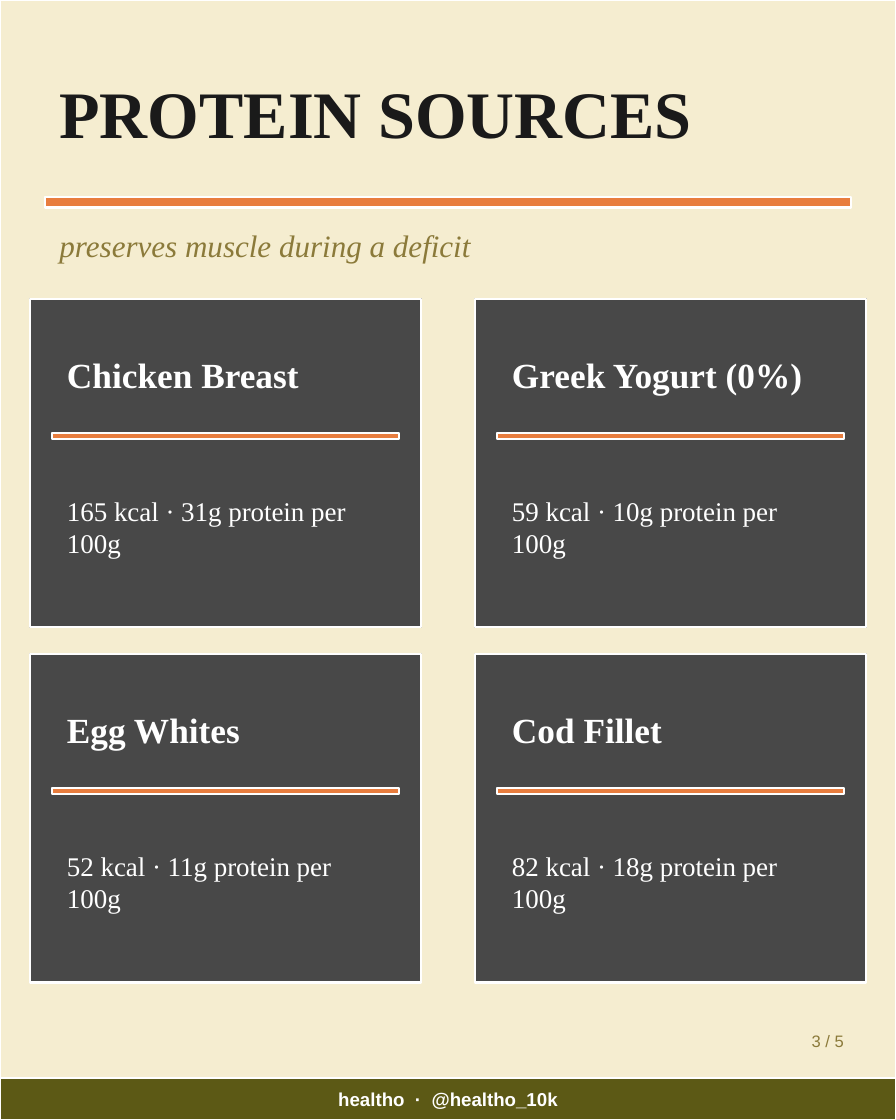
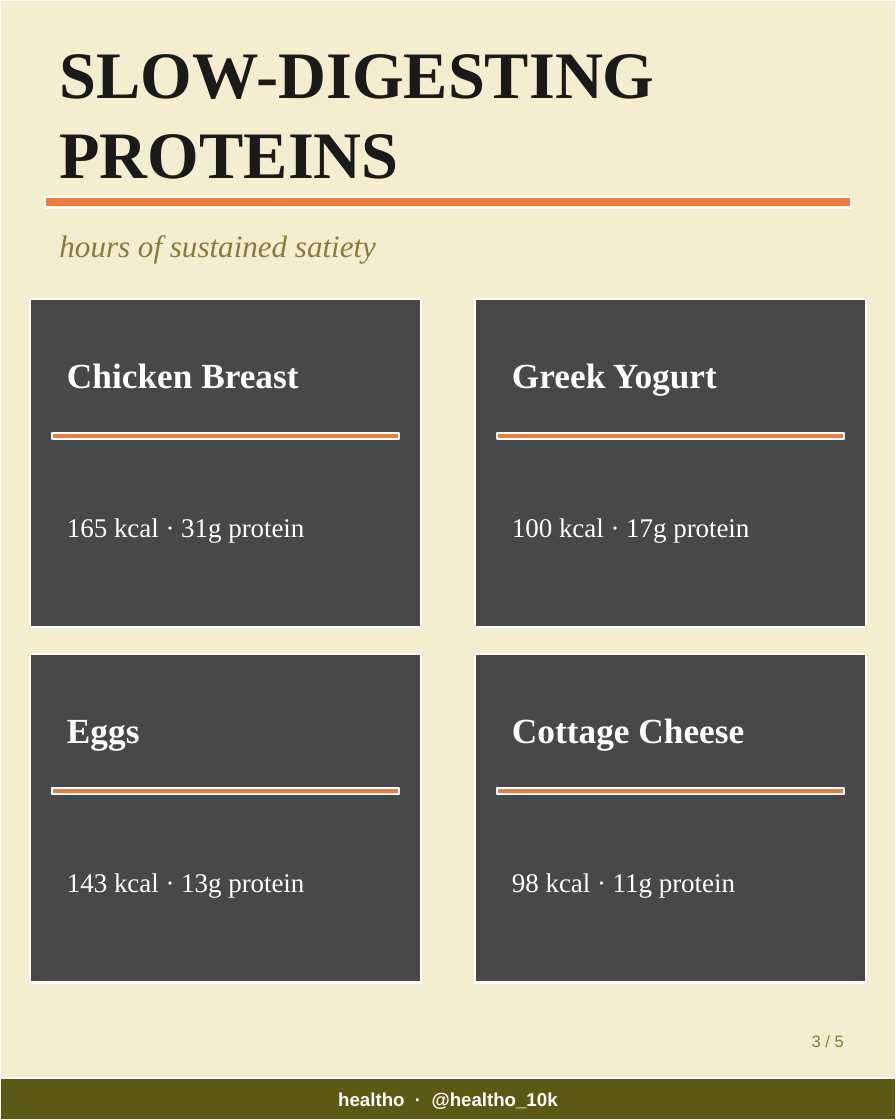
Before and after one commit to healtho-app/healtho, a slide deck: slide 3 of automation/output/latest-carousel.pptx. Drawn at 896x1120 pixels with LibreOffice and Linux fonts; fonts in the diff are those of the drawing; grey boxes stand for pictures. Boxes give left, top, right and bottom in pixels: in the first picture for what was removed or moved away, otherwise in the second. Text is boxed around its words. In the diff, an @@ line names an element or a change of style, - is before the commit and + after.

```diff
--- a/automation/output/latest-carousel.pptx
+++ b/automation/output/latest-carousel.pptx
@@ text at bbox=[59, 54, 654, 179]: text changed @@
-PROTEIN SOURCES
+SLOW-DIGESTING PROTEINS
@@ text at bbox=[59, 235, 376, 263]: text changed @@
-preserves muscle during a deficit
+hours of sustained satiety
@@ text at bbox=[512, 363, 717, 395]: text changed @@
-Greek Yogurt (0%)
+Greek Yogurt
@@ text at bbox=[67, 518, 304, 542]: text changed @@
-165 kcal · 31g protein per 100g
+165 kcal · 31g protein
@@ text at bbox=[512, 518, 749, 542]: text changed @@
-59 kcal · 10g protein per 100g
+100 kcal · 17g protein
@@ text at bbox=[512, 718, 744, 750]: text changed @@
-Cod Fillet
+Cottage Cheese
@@ text at bbox=[67, 720, 140, 750]: text changed @@
-Egg Whites
+Eggs
@@ text at bbox=[67, 873, 304, 898]: text changed @@
-52 kcal · 11g protein per 100g
+143 kcal · 13g protein
@@ text at bbox=[512, 873, 735, 898]: text changed @@
-82 kcal · 18g protein per 100g
+98 kcal · 11g protein
```
Also in this commit, not shown: 4 other slides changed, 5 other files.
